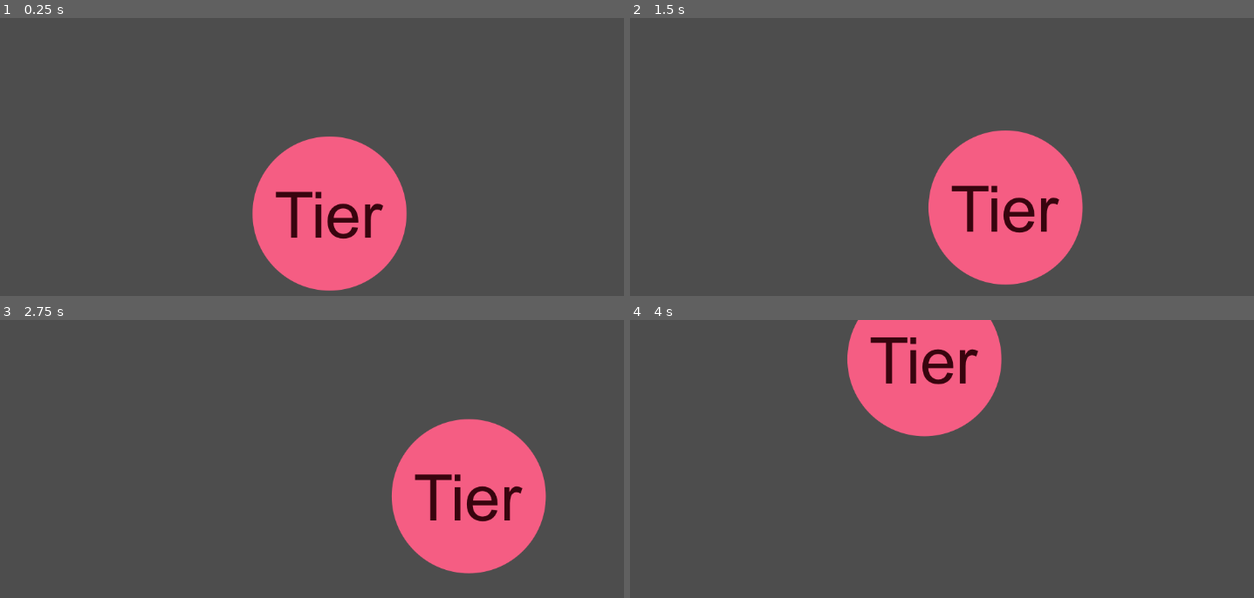
Above: before the commit, frames 1-4 (two rows, left to right).
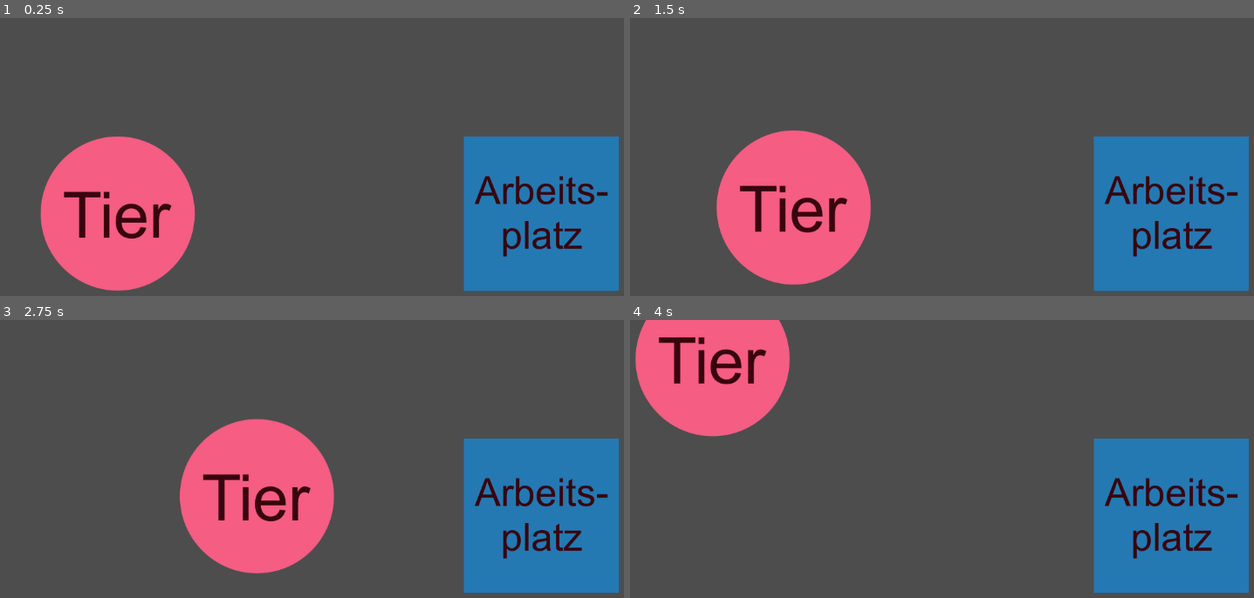
Above: after the commit, the same moments.

Repository: k4444th/Cozy-Moments
Game: Godot game, scene res://scenes/main.tscn
Same seed, same stepped clock (60 frames per second), same inputs: the game is played once before the commit and once after it. The project has no main scene, so this scene is started directly.
Inputs (mouse positions are in pixels of both pictures, inside the frame that each line leads up to):
- Up to frame 1 (0.25 s): no input
- Up to frame 2 (1.5 s): tap Enter at 0.5 s; move the mouse to (1110, 193) at 0.52 s; click (1110, 193) at 0.67 s; tap Space at 1.25 s; drag from (817, 232) to (960, 212) at 1.27 s
- Up to frame 3 (2.75 s): tap Enter at 2 s; move the mouse to (399, 428) at 2.02 s; click (399, 428) at 2.17 s
- Up to frame 4 (4 s): tap Space at 2.75 s; drag from (923, 595) to (748, 456) at 2.77 s; tap Enter at 3.5 s; move the mouse to (1166, 572) at 3.52 s; click (1166, 572) at 3.67 s

The runs differ from the first frame. In frame 1, 36% of the frame differs, in the area x 6-100%, y 42-99%; in frame 2, 36%, in the area x 13-100%, y 40-99%; in frame 3, 30%; in frame 4, 31%.

Commit message:
Snap animal to workstation

Diff:
--- a/scenes/animal.tscn
+++ b/scenes/animal.tscn
@@ -14,3 +14,6 @@
 
 [node name="CollisionShape2D" type="CollisionShape2D" parent="."]
 shape = SubResource("CircleShape2D_8dtbx")
+
+[connection signal="area_entered" from="." to="." method="_on_area_entered"]
+[connection signal="area_exited" from="." to="." method="_on_area_exited"]
--- a/scenes/main.tscn
+++ b/scenes/main.tscn
@@ -1,9 +1,14 @@
-[gd_scene load_steps=2 format=3 uid="uid://xekont1h321d"]
+[gd_scene load_steps=3 format=3 uid="uid://xekont1h321d"]
 
+[ext_resource type="PackedScene" uid="uid://djs2hwhjna0rj" path="res://scenes/workstation.tscn" id="1_0wfyh"]
 [ext_resource type="PackedScene" uid="uid://uxbb6p5tunh" path="res://scenes/animal.tscn" id="1_o5qli"]
 
-[node name="Node2D" type="Node2D"]
+[node name="Main" type="Node2D"]
+
+[node name="Workstation" parent="." instance=ExtResource("1_0wfyh")]
+position = Vector2(350, 0)
 
 [node name="Animal" parent="." instance=ExtResource("1_o5qli")]
+position = Vector2(-350, 0)
 
 [node name="Camera2D" type="Camera2D" parent="."]
--- /dev/null
+++ b/scenes/workstation.tscn
@@ -0,0 +1,17 @@
+[gd_scene load_steps=3 format=3 uid="uid://djs2hwhjna0rj"]
+
+[ext_resource type="Texture2D" uid="uid://dhe4wp0y1ibgf" path="res://assets/mock/gameboard/workspace.png" id="1_f6vdx"]
+
+[sub_resource type="RectangleShape2D" id="RectangleShape2D_iqqjh"]
+size = Vector2(256, 256)
+
+[node name="Workstation" type="Area2D"]
+
+[node name="Sprite2D" type="Sprite2D" parent="."]
+texture = ExtResource("1_f6vdx")
+
+[node name="CollisionShape2D" type="CollisionShape2D" parent="."]
+shape = SubResource("RectangleShape2D_iqqjh")
+
+[connection signal="area_entered" from="." to="." method="_on_area_entered"]
+[connection signal="area_exited" from="." to="." method="_on_area_exited"]
--- a/scripts/animal.gd
+++ b/scripts/animal.gd
@@ -1,7 +1,8 @@
 extends Area2D
 
-var mouseOver = false
-var dragging = false
+var dragging := false
+var overlap := false
+var overlapCoords: Vector2
 
 func _input(event):
 	if event is InputEventMouseButton:
@@ -10,3 +11,16 @@
 
 	if event is InputEventMouseMotion and dragging:
 		global_position += event.relative
+
+func _process(_delta: float) -> void:
+	if overlap and !dragging:
+		global_position = overlapCoords
+
+func _on_area_entered(area: Area2D) -> void:
+	if area.name ==  "Workstation":
+		overlap = true
+		overlapCoords = area.global_position
+
+func _on_area_exited(area: Area2D) -> void:
+	if area.name ==  "Workstation":
+		overlap = false
